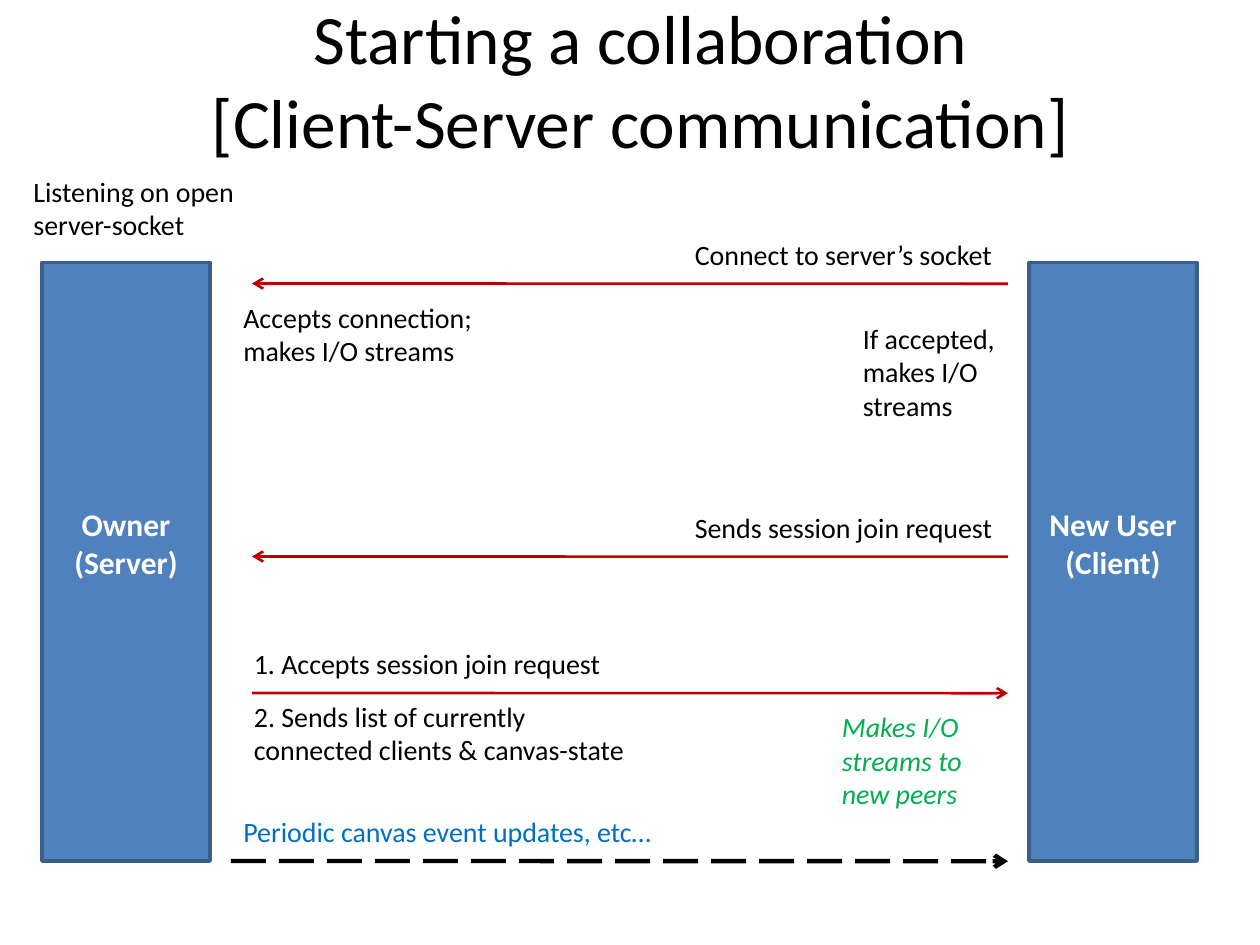
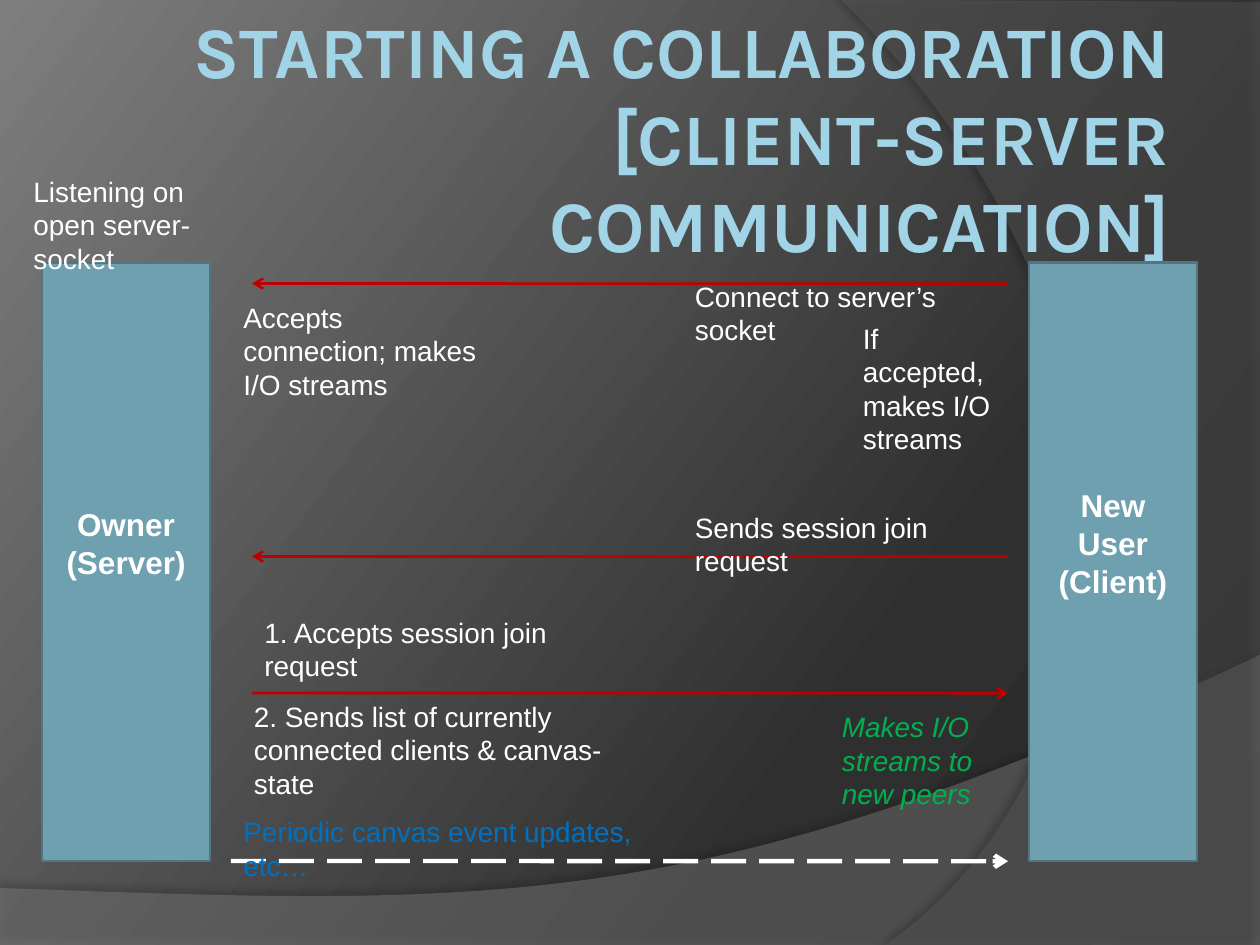
Before and after one commit to satpreetsingh/182mainproject, a slide deck: slide 4 of Documentation/Final Documentation/MultiDraw.pptx. Drawn at 1260x945 pixels with LibreOffice and Linux fonts; fonts in the diff are those of the drawing. Boxes give left, top, right and bottom in pixels: in the first picture for what was removed or moved away, otherwise in the second. Text is boxed around its words. In the diff, an @@ line names an element or a change of style, - is before the commit and + after.

```diff
--- a/Documentation/Final Documentation/MultiDraw.pptx
+++ b/Documentation/Final Documentation/MultiDraw.pptx
@@ background #FFFFFF to gradient #282828 to #2F2F2F to #7E7E7E @@
@@ title "STARTING A COLLABORATION [CLIENT-SERVER COMMUNICATION]" at bbox=[194, 30, 1169, 269]: vertical alignment middle to top @@
@@ freeform shape added at bbox=[842, 0, 1260, 945], fill #5E5E5E at 40% opacity @@
@@ title at bbox=[194, 30, 1169, 269]: text changed; size 39.6 to 41.4 pt; font Calibri to Karla; text colour #000000 to gradient #A1D4E7 to #58808D; bold on @@
-Starting a collaboration
-[Client-Server communication]
+STARTING A COLLABORATION
+[CLIENT-SERVER COMMUNICATION]
@@ rectangle "Owner" at bbox=[42, 262, 209, 861]: font Calibri to Arial; fill #4F81BD to #6EA0B0; outline #3A5F8C 2 pt to #517682 1.5 pt @@
@@ rectangle "New User" at bbox=[1029, 262, 1197, 861]: font Calibri to Arial; fill #4F81BD to #6EA0B0; outline #3A5F8C 2 pt to #517682 1.5 pt @@
@@ font Calibri to Arial, text colour #000000 to #FFFFFF in 7 elements at bbox=[33, 182, 190, 274], bbox=[243, 309, 476, 396], bbox=[863, 328, 990, 450], bbox=[254, 706, 602, 795], bbox=[695, 517, 927, 576], bbox=[264, 622, 546, 681], bbox=[695, 287, 935, 341] @@
@@ text "Connect to server’s socket": place and size @@
-text "Connect to server’s socket" at bbox=[695, 245, 991, 266]
+text "Connect to server’s socket" at bbox=[695, 287, 935, 341]
@@ text "1. Accepts session join request": place and size @@
-text "1. Accepts session join request" at bbox=[254, 654, 600, 679]
+text "1. Accepts session join request" at bbox=[264, 622, 546, 681]
@@ freeform shape added at bbox=[0, 655, 1260, 945], fill #7F7F7F at 45% opacity @@
@@ text "Makes I/O streams to new ..." at bbox=[842, 717, 972, 809]: font Calibri to Arial @@
@@ text "Periodic canvas event updates, etc…" at bbox=[243, 822, 631, 876]: font Calibri to Arial @@
@@ arrow (231, 861) - (1008, 862): stroke #000000 2.5 pt dashed to #FFFFFF 2.5 pt dashed @@
```
Also in this commit, not shown: 7 other slides changed, 2 other files.
